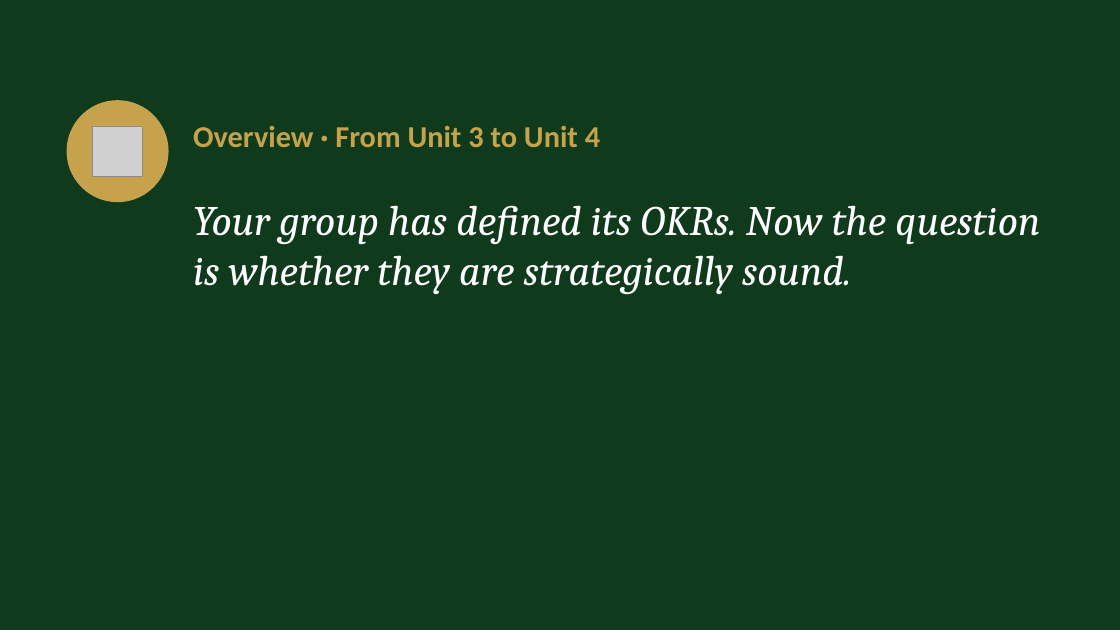
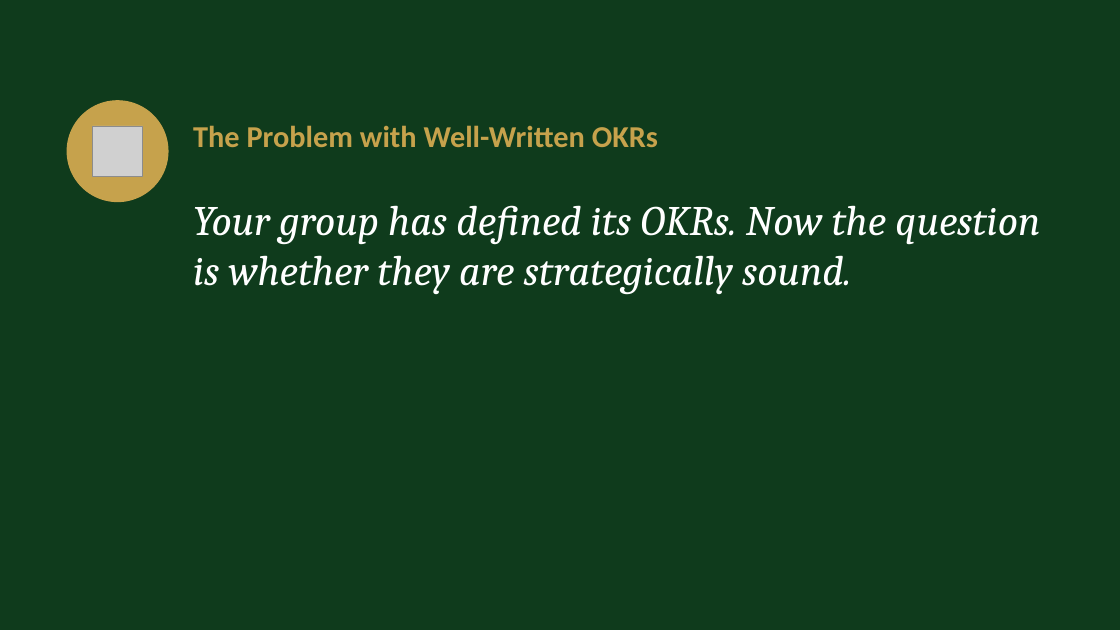
Before and after one commit to IBSL26/ibsl-platform, a slide deck: slide 5 of Unit decks/Unit 04 - Direction Integrity (ABCV-MBT).pptx. Drawn at 1120x630 pixels with LibreOffice and Linux fonts; fonts in the diff are those of the drawing; grey boxes stand for pictures. Boxes give left, top, right and bottom in pixels: in the first picture for what was removed or moved away, otherwise in the second. Text is boxed around its words. In the diff, an @@ line names an element or a change of style, - is before the commit and + after.

Commit message:
Unit 4: participant page speaks to the participant; Carol's deck

```diff
--- a/Unit decks/Unit 04 - Direction Integrity (ABCV-MBT).pptx
+++ b/Unit decks/Unit 04 - Direction Integrity (ABCV-MBT).pptx
@@ text at [193, 125, 658, 147]: text changed @@
-Overview · From Unit 3 to Unit 4
+The Problem with Well-Written OKRs
```
Also in this commit, not shown: 7 other slides changed, 9 slides removed, 5 other files.
